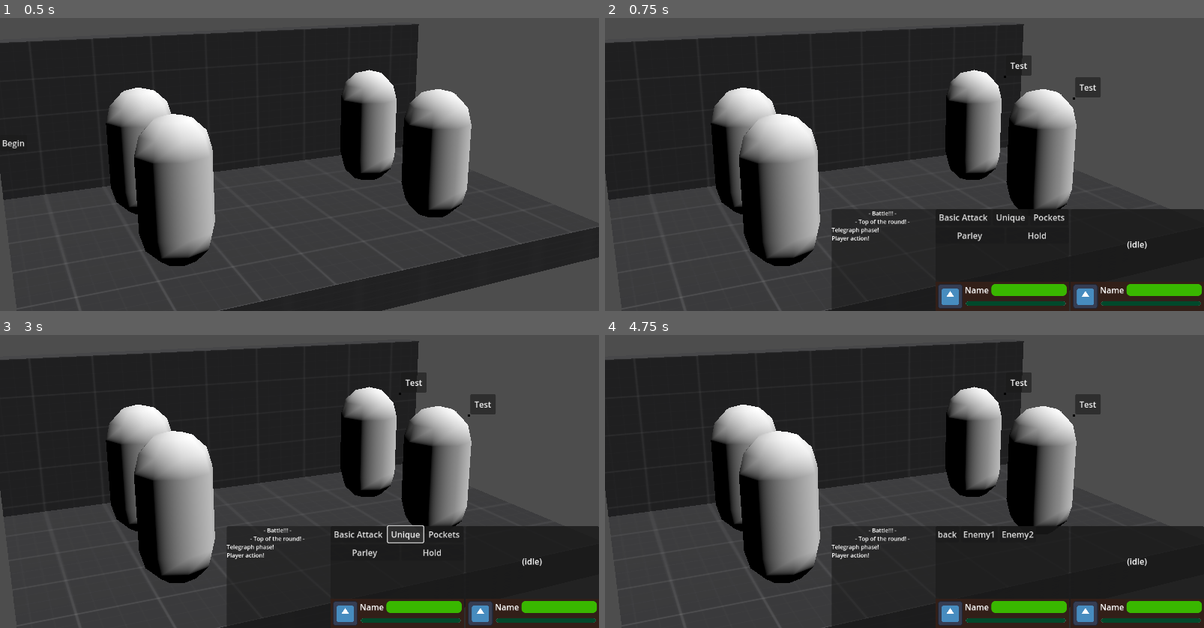
Above: before the commit, frames 1-4 (two rows, left to right).
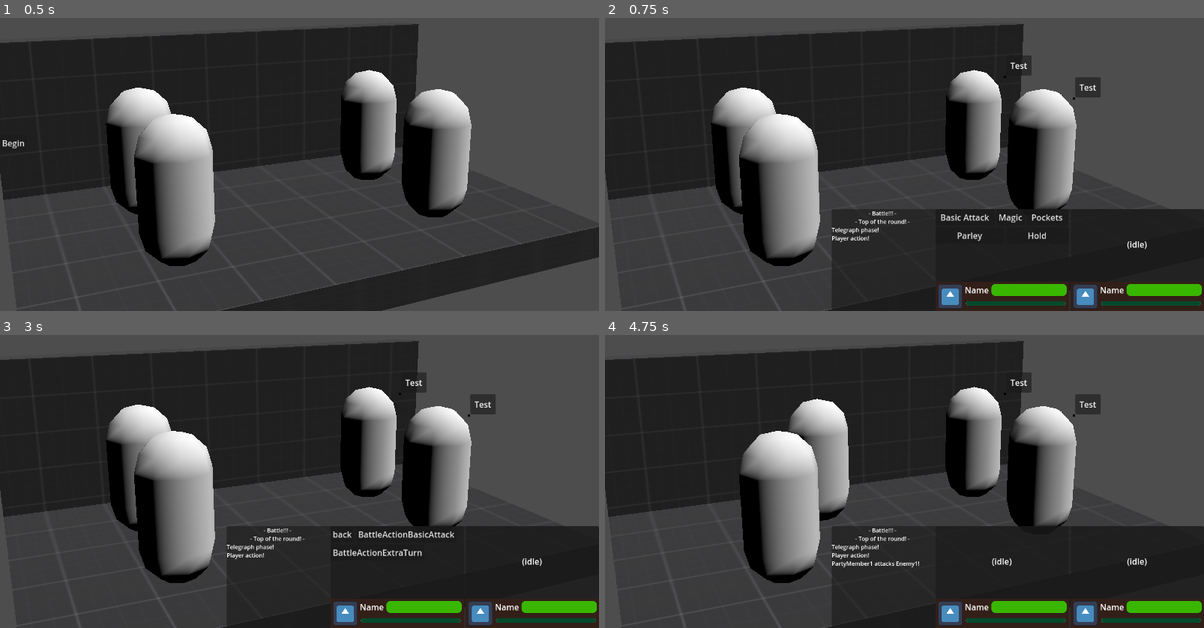
Above: after the commit, the same moments.

Repository: hwcgames/legume-mirror
Game: Godot game, scene res://battle/stage/debug_battle.tscn
Two runs of this game, one before a commit and one after it. Both use one fixed random seed, a clock stepped at 60 frames per second and the inputs below. The engine's default icon, where the game draws it, is replaced by a stand-in: a white triangle on a blue panel in a dark square.
Inputs (mouse positions are in pixels of both pictures, inside the frame that each line leads up to):
- Up to frame 1 (0.5 s): no input
- Up to frame 2 (0.75 s): click "Begin" at 0.5 s
- Up to frame 3 (3 s): click "Basic Attack" at 1.25 s; click "back" at 2 s; click (407, 534) at 2.75 s, where only the run before the commit has a clickable "Unique"
- Up to frame 4 (4.75 s): click (1012, 534) at 3.5 s, where only the run after the commit has a clickable "BattleActionBasicAttack"; click (976, 534) at 4.25 s, where only the run after the commit has a clickable "Enemy1"

Frame 1 is identical in both runs. In frame 2, 0.3% of the frame differs, in the area x 55-77%, y 67-70%; in frame 3, 0.6%; in frame 4, 4.8%, in the area x 17-72%, y 21-80%.

Commit message:
Unique skills Closes #3

Diff:
--- a/actor/party_member.gd
+++ b/actor/party_member.gd
@@ -9,11 +9,13 @@
 var device_index:
 	get:
 		return PlayerManager.get_player_device(player)
-var battle_planner: BattlePlanner
 @export var skill_challenge_scene: PackedScene = preload("uid://bbpp48kcropih")
 @export var battle_planner_scene: PackedScene = preload("uid://d21yudvneounm")
-@onready var skill_challenge: SkillChallenge
-@export var basic_attack: BattleAction
+var skill_challenge: SkillChallenge
+var battle_planner: BattlePlanner
+
+@export var basic_attack: BattleAction = BattleActionBasicAttack.new()
+@export var skillset: Skillset = SkillsetUnskilled.new()
 
 func _join_battle(_battle: Battlefield):
 	if battle_planner != null:
@@ -29,13 +31,13 @@
 	while turns > 0 and battlefield.phase == Battlefield.PHASE.PLAYER_ACTION:
 		await InputLocks.lock(player).wait_for_clear()
 		var p_lock = await InputLocks.lock(player).shared_lock()
-		var action: BattleActionPlan
+		var action: BattleActionPlan = null
 		while action == null:
 			action = await battle_planner.choose()
 			await get_tree().process_frame
 		turns -= 1
 		var self_lock = await lock.exclusive_lock()
-		var coroutine = Promise.new(func(resolve, reject):
+		var coroutine = Promise.new(func(resolve, _reject):
 			await action.go(self)
 			resolve.call())
 		self_lock.call()
--- /dev/null
+++ b/battle/planner/battle_planner.gd
@@ -0,0 +1,18 @@
+@abstract
+extends Control
+class_name BattlePlanner
+
+signal choice(plan: BattleActionPlan)
+
+var party_member: PartyMember
+var battlefield: Battlefield:
+	get:
+		return party_member.battlefield
+
+var choosing: bool = false
+
+@abstract func choose() -> BattleActionPlan
+@abstract func show_toplevel()
+@abstract func pick_target(predicate: Callable = func(e: Enemy): return e.alive) -> Enemy
+@abstract func pick_ally(predicate: Callable = func(p: PartyMember): return true) -> PartyMember
+@abstract func pick_item(predicate = func(i: Item): return i.battle_action != null) -> Item
--- /dev/null
+++ b/battle/planner/sub_planner.gd
@@ -0,0 +1,16 @@
+@abstract
+extends BattlePlanner
+class_name SubPlanner
+
+signal planned(plan: BattleActionPlan)
+
+var battle_planner: BattlePlanner
+
+func pick_target(predicate: Callable = func(e: Enemy): return e.alive) -> Enemy:
+	return await battle_planner.pick_target(predicate)
+
+func pick_ally(predicate: Callable = func(p: PartyMember): return true) -> PartyMember:
+	return await battle_planner.pick_ally(predicate)
+
+func pick_item(predicate = func(i: Item): return i.battle_action != null) -> Item:
+	return await battle_planner.pick_item(predicate)
--- a/battle/planner/test_planner.tscn
+++ b/battle/planner/test_planner.tscn
@@ -1,6 +1,6 @@
 [gd_scene load_steps=12 format=3 uid="uid://d21yudvneounm"]
 
-[ext_resource type="Script" uid="uid://b6o3m7mqqpiyn" path="res://battle/planner/BattlePlanner.gd" id="1_ssjqy"]
+[ext_resource type="Script" uid="uid://b6o3m7mqqpiyn" path="res://battle/planner/top_planner.gd" id="1_ssjqy"]
 [ext_resource type="Texture2D" uid="uid://bky25goc74wma" path="res://icon.svg" id="2_ssjqy"]
 
 [sub_resource type="StyleBoxTexture" id="StyleBoxTexture_bl1wf"]
@@ -145,10 +145,9 @@
 script = SubResource("GDScript_ssjqy")
 planner = NodePath("../../../../..")
 
-[node name="Button2" type="Button" parent="VBoxContainer/TabContainer/ToplevelTab/HFlowContainer"]
-layout_mode = 2
-size_flags_horizontal = 3
-text = "Unique"
+[node name="SkillsetParent" type="MarginContainer" parent="VBoxContainer/TabContainer/ToplevelTab/HFlowContainer"]
+unique_name_in_owner = true
+layout_mode = 2
 
 [node name="Button3" type="Button" parent="VBoxContainer/TabContainer/ToplevelTab/HFlowContainer" node_paths=PackedStringArray("planner")]
 layout_mode = 2
@@ -199,6 +198,12 @@
 [node name="ParleyParent" type="HFlowContainer" parent="VBoxContainer/TabContainer/ParleyTab"]
 unique_name_in_owner = true
 layout_mode = 2
+
+[node name="SkillsetTab" type="MarginContainer" parent="VBoxContainer/TabContainer"]
+unique_name_in_owner = true
+visible = false
+layout_mode = 2
+metadata/_tab_index = 5
 
 [node name="MarginContainer2" type="MarginContainer" parent="VBoxContainer"]
 layout_mode = 2
--- a/battle/planner/BattlePlanner.gd
+++ b/battle/planner/top_planner.gd
@@ -1,26 +1,25 @@
-extends Control
-class_name BattlePlanner
-
-var party_member: PartyMember
-var battlefield: Battlefield:
-	get:
-		return party_member.battlefield
-
-signal choice(plan: BattleActionPlan)
+extends BattlePlanner
+class_name TopPlanner
 
 class BattleActionFinish extends BattleActionPlan:
-	func go(party_member: PartyMember):
+	func go(_party_member: PartyMember):
 		return
 
-var choosing: bool = false
-
 func choose() -> BattleActionPlan:
+	populate_skillset_button()
 	%ToplevelTab.show()
 	choosing = true
 	var plan = await choice
 	choosing = false
 	%IdleTab.show()
 	return plan
+
+func populate_skillset_button():
+	for child in %SkillsetParent.get_children():
+		child.queue_free()
+	var button := party_member.skillset.button(party_member)
+	button.pressed.connect(skillset)
+	%SkillsetParent.add_child(button)
 
 func show_toplevel():
 	%ToplevelTab.show()
@@ -94,7 +93,7 @@
 
 signal chosen_item(Item)
 
-func pick_item(predicate = func(i: Item): return i.battle_action != null):
+func pick_item(predicate = func(i: Item): return i.battle_action != null) -> Item:
 	var i_lock = await battlefield.inventory_lock.exclusive_lock()
 	var prev_tab = %TabContainer.current_tab
 	var selector = %ItemParent
@@ -140,11 +139,11 @@
 	back.text = "back"
 	back.pressed.connect(chosen_parley.emit.bind(null))
 	selector.add_child(back)
-	var parleys = enemy.parleys.filter(predicate)\
+	var parleys = enemy.parleys.filter(predicate) \
 		.map(func(p):
 			var parley = p.duplicate()
 			parley.enemy = enemy
-			return parley)\
+			return parley) \
 		.filter(func(p: ParleyAction): return p.display(party_member))
 	for parley in parleys:
 		var button := Button.new()
@@ -170,3 +169,14 @@
 		return
 	var plan = await parley_action.plan(self)
 	choice.emit(plan)
+
+func skillset():
+	var skillset_planner = party_member.skillset.subplanner(party_member)
+	skillset_planner.battle_planner = self
+	skillset_planner.party_member = party_member
+	for child in %SkillsetTab.get_children():
+		child.queue_free()
+	%SkillsetTab.add_child(skillset_planner)
+	%SkillsetTab.show()
+	var plan = await skillset_planner.choose()
+	choice.emit(plan)
--- a/battle/skill_challenge/skill_challenge.gd
+++ b/battle/skill_challenge/skill_challenge.gd
@@ -6,6 +6,7 @@
 
 @abstract func start()
 
+@warning_ignore("unused_signal")
 signal result
 
 #func skill_challenge(frame_count = 30):
--- /dev/null
+++ b/battle/skillset/skillset.gd
@@ -0,0 +1,12 @@
+@abstract
+extends Resource
+class_name Skillset
+
+@abstract func label(party_member: PartyMember) -> String
+
+func button(party_member: PartyMember) -> Button:
+	var b = Button.new()
+	b.text = self.label(party_member)
+	return b
+
+@abstract func subplanner(party_member: PartyMember) -> SubPlanner
--- /dev/null
+++ b/battle/skillset/spell_list.gd
@@ -0,0 +1,15 @@
+extends Skillset
+class_name SkillsetSpellList
+
+@export var name: StringName = "Magic"
+@export var spell_list: Array[BattleAction] = []
+
+func label(party_member: PartyMember) -> String:
+	return name
+
+@export var subplanner_scene: PackedScene = preload("uid://bgym47jf3uuxo")
+
+func subplanner(party_member: PartyMember) -> SubPlanner:
+	var subplanner: SpellListPlanner = subplanner_scene.instantiate()
+	subplanner.spells = spell_list
+	return subplanner
--- /dev/null
+++ b/battle/skillset/spell_list.tscn
@@ -0,0 +1,11 @@
+[gd_scene load_steps=2 format=3 uid="uid://bgym47jf3uuxo"]
+
+[ext_resource type="Script" uid="uid://cqvmaepoyjhwb" path="res://battle/skillset/spell_list_planner.gd" id="1_mj1qb"]
+
+[node name="SpellList" type="FlowContainer"]
+anchors_preset = 15
+anchor_right = 1.0
+anchor_bottom = 1.0
+grow_horizontal = 2
+grow_vertical = 2
+script = ExtResource("1_mj1qb")
--- /dev/null
+++ b/battle/skillset/spell_list_planner.gd
@@ -0,0 +1,25 @@
+extends SubPlanner
+class_name SpellListPlanner
+
+var spells: Array[BattleAction] = []
+
+func show_toplevel():
+	return
+
+func _ready():
+	for child in get_children():
+		child.queue_free()
+	var back := Button.new()
+	back.text = "back"
+	back.pressed.connect(choice.emit.bind(null))
+	add_child(back)
+	for spell in spells:
+		var button := Button.new()
+		button.text = spell.name if "name" in spell else spell.get_script().get_global_name()
+		button.pressed.connect(func():
+			var plan = await spell.plan(self)
+			choice.emit(plan))
+		add_child(button)
+
+func choose() -> BattleActionPlan:
+	return await choice
--- /dev/null
+++ b/battle/skillset/unskilled.gd
@@ -0,0 +1,20 @@
+extends Skillset
+class_name SkillsetUnskilled
+
+func label(_party_member: PartyMember) -> String:
+	return "Unskilled"
+
+func button(_party_member: PartyMember) -> Button:
+	var b = Button.new()
+	b.text = self.label(_party_member)
+	b.disabled = true
+	return b
+
+func subplanner(_party_member: PartyMember) -> SubPlanner:
+	return UnskilledPlanner.new()
+
+class UnskilledPlanner extends SubPlanner:
+	func choose() -> BattleActionPlan:
+		return null
+	func show_toplevel():
+		return
--- a/battle/stage/debug_battle.tscn
+++ b/battle/stage/debug_battle.tscn
@@ -1,12 +1,16 @@
-[gd_scene load_steps=19 format=3 uid="uid://dvtbjdytsu2ft"]
+[gd_scene load_steps=26 format=3 uid="uid://dvtbjdytsu2ft"]
 
 [ext_resource type="Texture2D" uid="uid://dqkle3vkyd1u0" path="res://assets/kenney_prototype-textures/Vector/texture_02.svg" id="1_3ix4j"]
 [ext_resource type="Script" uid="uid://bpjl8ipys5vef" path="res://battle/battlefield.gd" id="1_o4ule"]
 [ext_resource type="Script" uid="uid://sqwogqldf52c" path="res://battle/action/basic_attack.gd" id="4_5jau5"]
 [ext_resource type="PackedScene" uid="uid://b0hnypxq8ieth" path="res://actor/party_member/test_party_member.tscn" id="4_ndkpn"]
 [ext_resource type="Script" uid="uid://bpbc3263647q8" path="res://battle/pattern.gd" id="5_5jau5"]
+[ext_resource type="Script" uid="uid://j7v5xglggqxp" path="res://battle/skillset/spell_list.gd" id="5_8uhe6"]
 [ext_resource type="PackedScene" uid="uid://745auqrpfcb5" path="res://actor/enemy/test_enemy.tscn" id="5_lbtbq"]
 [ext_resource type="Resource" uid="uid://eit3j1cwloa5" path="res://battle/pattern/test.tres" id="6_8y2gj"]
+[ext_resource type="Script" uid="uid://bf0ua2cca6yw5" path="res://battle/action/action.gd" id="6_dh51b"]
+[ext_resource type="Script" uid="uid://cwko2gk7u70l2" path="res://battle/action/extra_turn.gd" id="7_7ugeq"]
+[ext_resource type="PackedScene" uid="uid://bgym47jf3uuxo" path="res://battle/skillset/spell_list.tscn" id="7_dh51b"]
 [ext_resource type="Resource" uid="uid://bya2jyqc4r2cq" path="res://battle/pattern/test2.tres" id="8_8y2gj"]
 [ext_resource type="Script" uid="uid://b5gid0loy6lpy" path="res://battle/action/parley_action.gd" id="9_p3x0n"]
 [ext_resource type="Script" uid="uid://duadp8t32skcg" path="res://battle/action/test_parley.gd" id="10_r0fs6"]
@@ -24,6 +28,20 @@
 [sub_resource type="Resource" id="Resource_8y2gj"]
 script = ExtResource("4_5jau5")
 metadata/_custom_type_script = "uid://sqwogqldf52c"
+
+[sub_resource type="Resource" id="Resource_rg17s"]
+script = ExtResource("4_5jau5")
+metadata/_custom_type_script = "uid://sqwogqldf52c"
+
+[sub_resource type="Resource" id="Resource_qutve"]
+script = ExtResource("7_7ugeq")
+amt = 2
+metadata/_custom_type_script = "uid://cwko2gk7u70l2"
+
+[sub_resource type="Resource" id="Resource_7ugeq"]
+script = ExtResource("5_8uhe6")
+spell_list = Array[ExtResource("6_dh51b")]([SubResource("Resource_rg17s"), SubResource("Resource_qutve")])
+metadata/_custom_type_script = "uid://j7v5xglggqxp"
 
 [sub_resource type="Resource" id="Resource_udm31"]
 script = ExtResource("4_5jau5")
@@ -152,6 +170,7 @@
 [node name="PartyMember1" parent="." instance=ExtResource("4_ndkpn")]
 transform = Transform3D(1, 0, 0, 0, 1, 0, 0, 0, 1, -2, 0.2, -1)
 basic_attack = SubResource("Resource_8y2gj")
+skillset = SubResource("Resource_7ugeq")
 max_sp = 250
 magic = 5
 finesse = 5
Not shown, added: battle/planner/battle_planner.gd.uid
Not shown, added: battle/planner/sub_planner.gd.uid
Renamed: battle/planner/BattlePlanner.gd.uid -> battle/planner/top_planner.gd.uid
Not shown, added: battle/skillset/skillset.gd.uid
Not shown, added: battle/skillset/spell_list.gd.uid
Not shown, added: battle/skillset/spell_list_planner.gd.uid
Not shown, added: battle/skillset/unskilled.gd.uid
